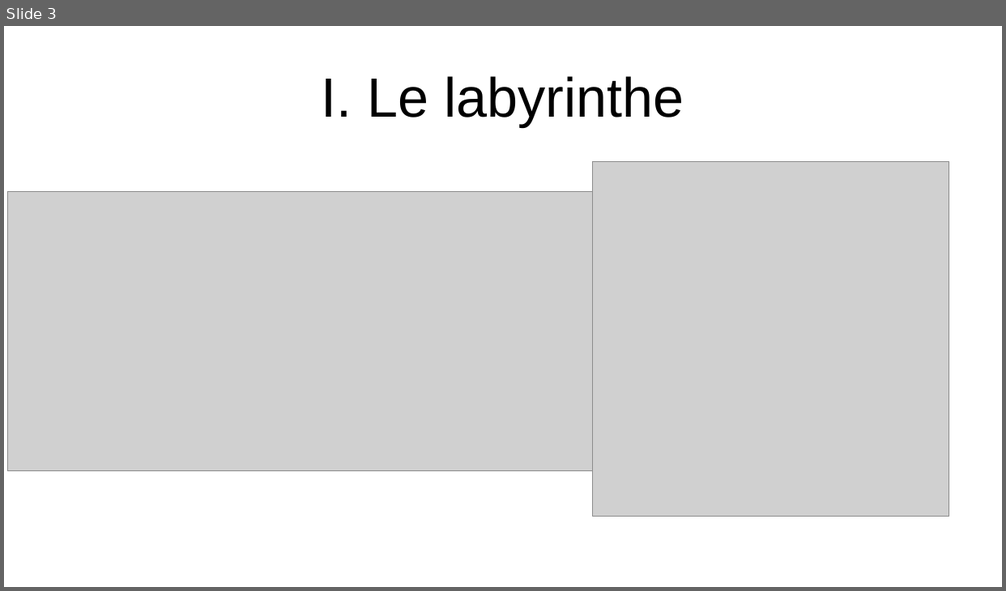
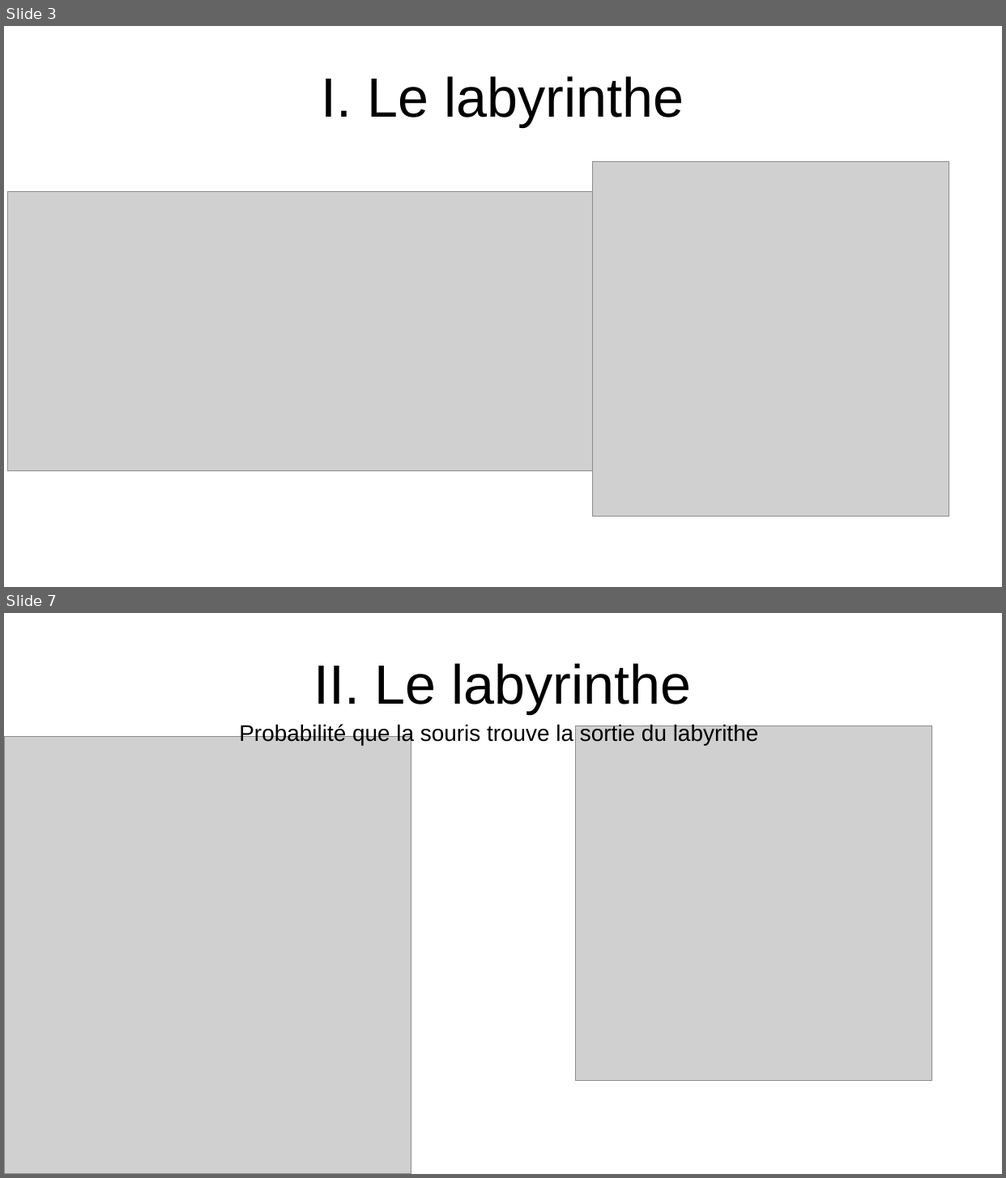
Before and after one commit to WIDEROZ/ESISAR-3A, a slide deck: Mathématiques/Oral/TP2_123 5min.odp. Shown one above the other, each under a label of ours: slide 3 before the commit, slides 3 and 7 after it; the slides between them are not shown. The pictures are 1006x591 and 1006x1178 pixels, drawn with LibreOffice and Linux fonts; fonts in the diff are those of the drawing; grey boxes stand for pictures. Boxes give left, top, right and bottom in pixels: in the first picture for what was removed or moved away, otherwise in the second. Text is boxed around its words. In the diff, an @@ line names an element or a change of style, - is before the commit and + after.

```diff
--- a/Mathématiques/Oral/TP2_123 5min.odp
+++ b/Mathématiques/Oral/TP2_123 5min.odp
@@ slide 7 added at (4,613,1002,1174), background #FFFFFF @@
@@ title added at (313,663,692,714), 44 pt, text #000000 @@
+II. Le labyrinthe
@@ text added at (239,723,759,745), 18 pt, text #000000 @@
+Probabilité que la souris trouve la sortie du labyrithe
@@ picture added at (575,726,932,1081) @@
@@ picture added at (4,736,411,1174) @@
```
Also in this commit, not shown: 6 slides changed, 2 other slides added, 9 slides removed, 1 other file.
